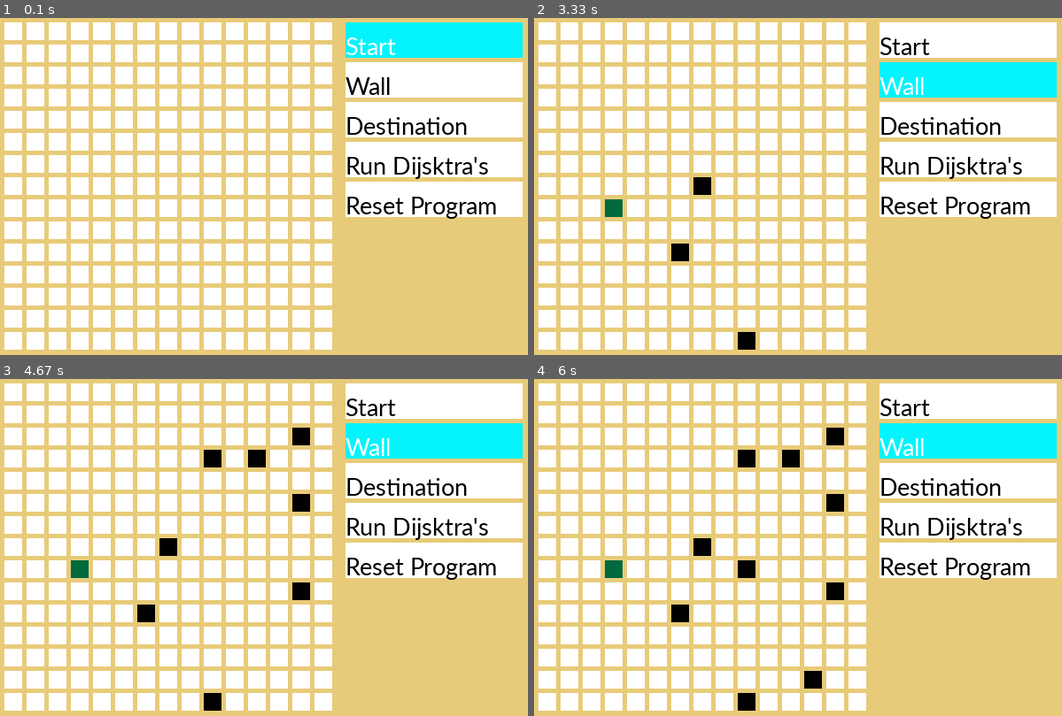
Above: before the commit, frames 1-4 (two rows, left to right).
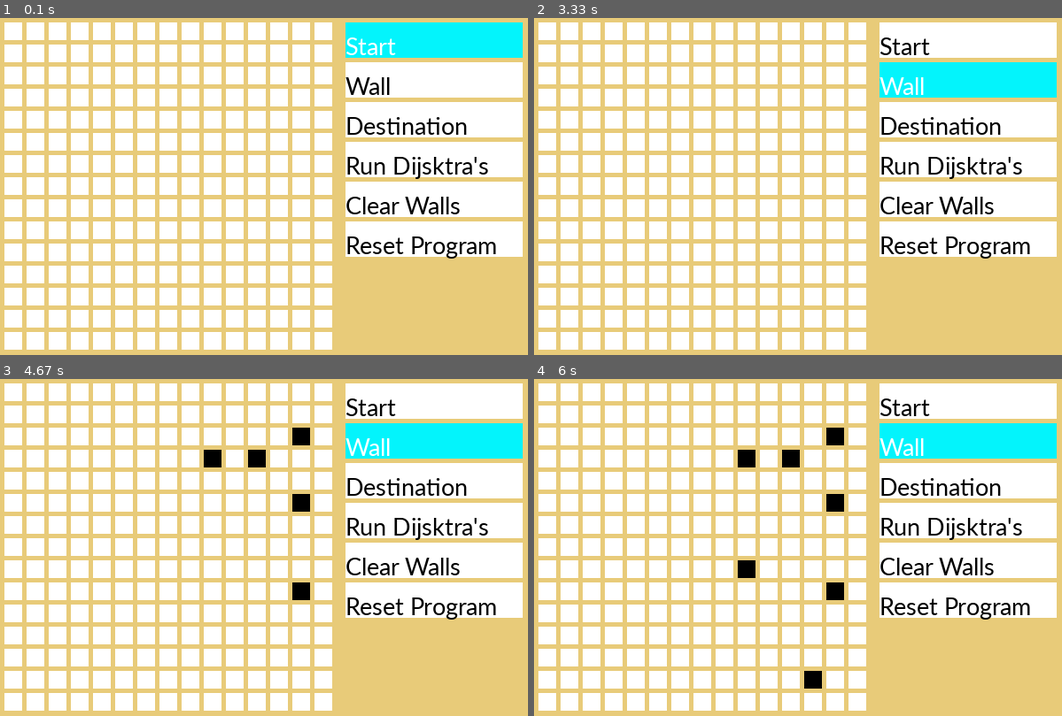
Above: after the commit, the same moments.

Repository: dattpatel99/Pathing-Finding-Algorithms
Game: pygame game, started from main.py
Two runs of this game, one before a commit and one after it. Both use one fixed random seed, a clock stepped at 60 frames per second and the inputs below.
Inputs (mouse positions are in pixels of both pictures, inside the frame that each line leads up to):
- Up to frame 1 (0.1 s): no input
- Up to frame 2 (3.33 s): click (602, 196) at 0.38 s; click (930, 95) at 0.72 s; click (660, 304) at 1.05 s; press the mouse at (660, 304) at 1.37 s; move the mouse to (676, 250) at 1.47 s; release the mouse at (692, 193) at 1.6 s; click (755, 331) at 1.72 s; click (866, 166) at 2.62 s; click (893, 220) at 2.98 s
- Up to frame 3 (4.67 s): click (290, 436) at 3.72 s; press the mouse at (290, 436) at 4.03 s; move the mouse to (248, 446) at 4.13 s; release the mouse at (205, 459) at 4.27 s; press the mouse at (290, 436) at 4.37 s; move the mouse to (295, 510) at 4.47 s; release the mouse at (300, 584) at 4.6 s
- Up to frame 4 (6 s): click (outside the picture) at 4.72 s; click (813, 689) at 5.08 s; click (745, 567) at 5.45 s; click (outside the picture) at 5.78 s

The runs differ from the first frame. In frame 1, 4.3% of the frame differs, in the area x 65-99%, y 53-72%; in frame 2, 5.0%, in the area x 13-99%, y 47-99%; in frame 3, 5.0%; in frame 4, 5.0%.

Commit message:
Clear Wall's Easily and Re-structing

Diff:
--- a/PathFinding.py
+++ b/PathFinding.py
@@ -22,6 +22,7 @@
 		self.type = None
 		self.inShort = None
 
+	# Reset for rerun
 	def resetReRun(self):
 		self.dist = INFITY
 		self.visited = False
@@ -130,6 +131,12 @@
 			for eachNode in row:
 				eachNode.reset()
 
+	def clearWalls(self):
+		for row in self._graph:
+			for eachNode in row:
+				if eachNode.getType() == "Wall":
+					eachNode.reset()
+
 	def resetForReRun(self):
 		for row in self._graph:
 			for eachNode in row:
--- a/main.py
+++ b/main.py
@@ -24,6 +24,8 @@
 pygame.init()
 FONT = pygame.font.SysFont('Corbel',30)
 
+# Drag value
+drag = False
 setStart = False
 setDestination = False
 grid = Graph(ROW, COL)
@@ -76,7 +78,6 @@
         grid.setPath
     else:
         Tk().wm_withdraw()
-        print(ALERT_MESSAGE)
         messagebox.showinfo("Alert Message", ALERT_MESSAGE)
 
 def drawGrid():
@@ -127,6 +128,13 @@
     text = FONT.render('Run Dijsktra\'s' , True , TEXT_COLOR)
     screen.blit(text, (horPos,verPos+10))
 
+    # Clear Walls Program
+    verPos += (BUTTON_VER + BUTTON_H)
+    drawRect(screen, BUTTON_COLOR, horPos, verPos, BUTTON_W, BUTTON_H)
+
+    text = FONT.render('Clear Walls' , True , TEXT_COLOR)
+    screen.blit(text, (horPos,verPos+10))
+
     # For Reset Program
     verPos += (BUTTON_VER + BUTTON_H)
     drawRect(screen, BUTTON_COLOR, horPos, verPos, BUTTON_W, BUTTON_H)
@@ -134,8 +142,32 @@
     text = FONT.render('Reset Program' , True , TEXT_COLOR)
     screen.blit(text, (horPos,verPos+10))
 
-# Drag value
-drag = False
+def handleWalls(gridType, gridVal):
+    if gridVal == -1 and gridType == "Wall":
+        grid.setDist(row,column,wordToNumber["Open"])
+        grid.setType(row, column, None)
+    elif gridVal == INFITY and gridType == None:
+        grid.setDist(row,column, wordToNumber[current])
+        grid.setType(row, column, "Wall")
+
+def handleDestination(gridType, gridVal):
+    if gridType == "Destination" and grid.getDestination() != None:
+        grid.resetDestination()
+        grid.setDist(row,column, wordToNumber["Open"])
+        grid.setType(row, column, None)
+    elif gridVal == INFITY and grid.getDestination() == None:
+        grid.setDestination(row, column)
+        grid.setType(row, column, "Destination")
+
+def handleStart(gridVal):
+    if gridVal == 0 and grid.getSource() != None:
+        grid.setDist(row,column, wordToNumber["Open"])
+        grid.resetSource()
+        grid.setType(row, column, None)
+    elif gridVal == INFITY and grid.getSource() == None:
+        grid.setDist(row,column, wordToNumber[current])
+        grid.setSource(row, column)
+        grid.setType(row, column, "Source")
 
 # -------- Main Program Loop -----------
 while not done:
@@ -154,35 +186,16 @@
             if row <= int(ROW-1) and column <= int(COL-1):
                 gridVal = grid.getDist(row,column)
                 gridType = grid.getType(row, column)
-
                 # Handles start button and grid events
                 if current == "Start":
-                    if gridVal == 0 and grid.getSource() != None:
-                        grid.setDist(row,column, wordToNumber["Open"])
-                        grid.resetSource()
-                        grid.setType(row, column, None)
-                    elif gridVal == INFITY and grid.getSource() == None:
-                        grid.setDist(row,column, wordToNumber[current])
-                        grid.setSource(row, column)
-                        grid.setType(row, column, "Source")
+                    handleStart(gridVal)
                 # Handles destination button and grid events
                 elif current == "Destination":
-                    if gridType == "Destination" and grid.getDestination() != None:
-                        grid.resetDestination()
-                        grid.setDist(row,column, wordToNumber["Open"])
-                        grid.setType(row, column, None)
-                    elif gridVal == INFITY and grid.getDestination() == None:
-                        grid.setDestination(row, column)
-                        grid.setType(row, column, "Destination")
+                   handleDestination(gridType, gridVal)
                 # Handles wall grid events
                 elif current == "Wall":
                     drag = True
-                    if gridVal == -1:
-                        grid.setDist(row,column,wordToNumber["Open"])
-                        grid.setType(row, column, None)
-                    elif gridVal == INFITY:
-                        grid.setDist(row,column, wordToNumber[current])
-                        grid.setType(row, column, "Wall")
+                    handleWalls(gridType, gridVal)
             # For buttons
             else:
                 ver = (pos[1]) // (BUTTON_H + BUTTON_VER)
@@ -196,9 +209,11 @@
                             grid.setPath()
                         elif found == False:
                             ALERT_MESSAGE = "No Path Found"
+                        handleRunResult(grid, found)
                     elif ver == 4:
+                        grid.clearWalls()
+                    elif ver == 5:
                         grid.resetAll()
-                    handleRunResult(grid, found)
         elif event.type == pygame.MOUSEBUTTONUP:
             if current == "Wall":
                 drag = False
@@ -207,12 +222,7 @@
                 if row <= int(ROW-1) and column <= int(COL-1):
                     gridVal = grid.getDist(row,column)
                     gridType = grid.getType(row, column)
-                    if gridVal == -1:
-                        grid.setDist(row,column,wordToNumber["Open"])
-                        grid.setType(row, column, None)
-                    elif gridVal == INFITY:
-                        grid.setDist(row,column, wordToNumber[current])
-                        grid.setType(row, column, "Wall")
+                    handleWalls(gridType, gridVal)
 
     screen.fill(BACKGRUOND)
     drawGrid()
